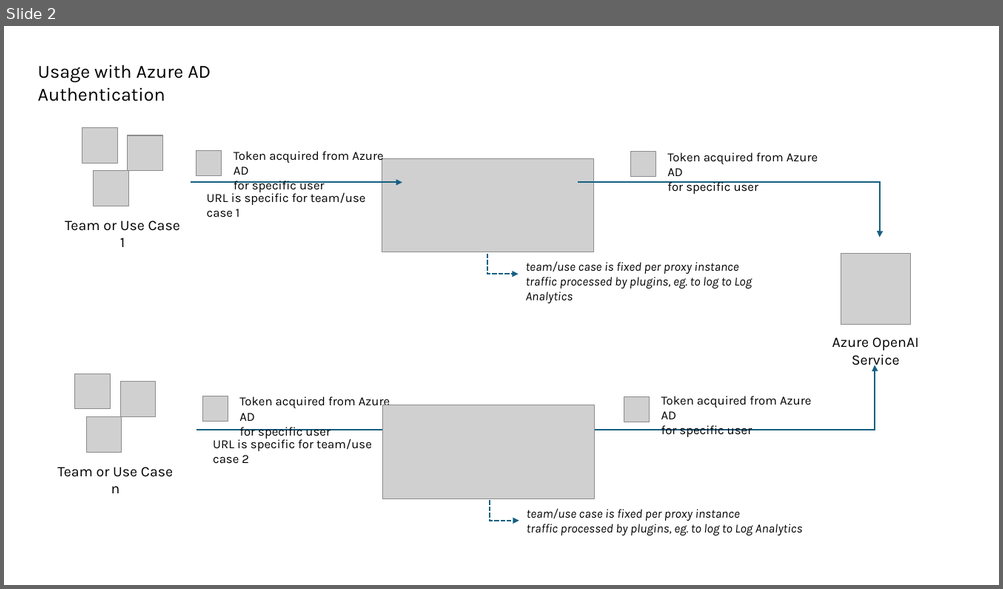
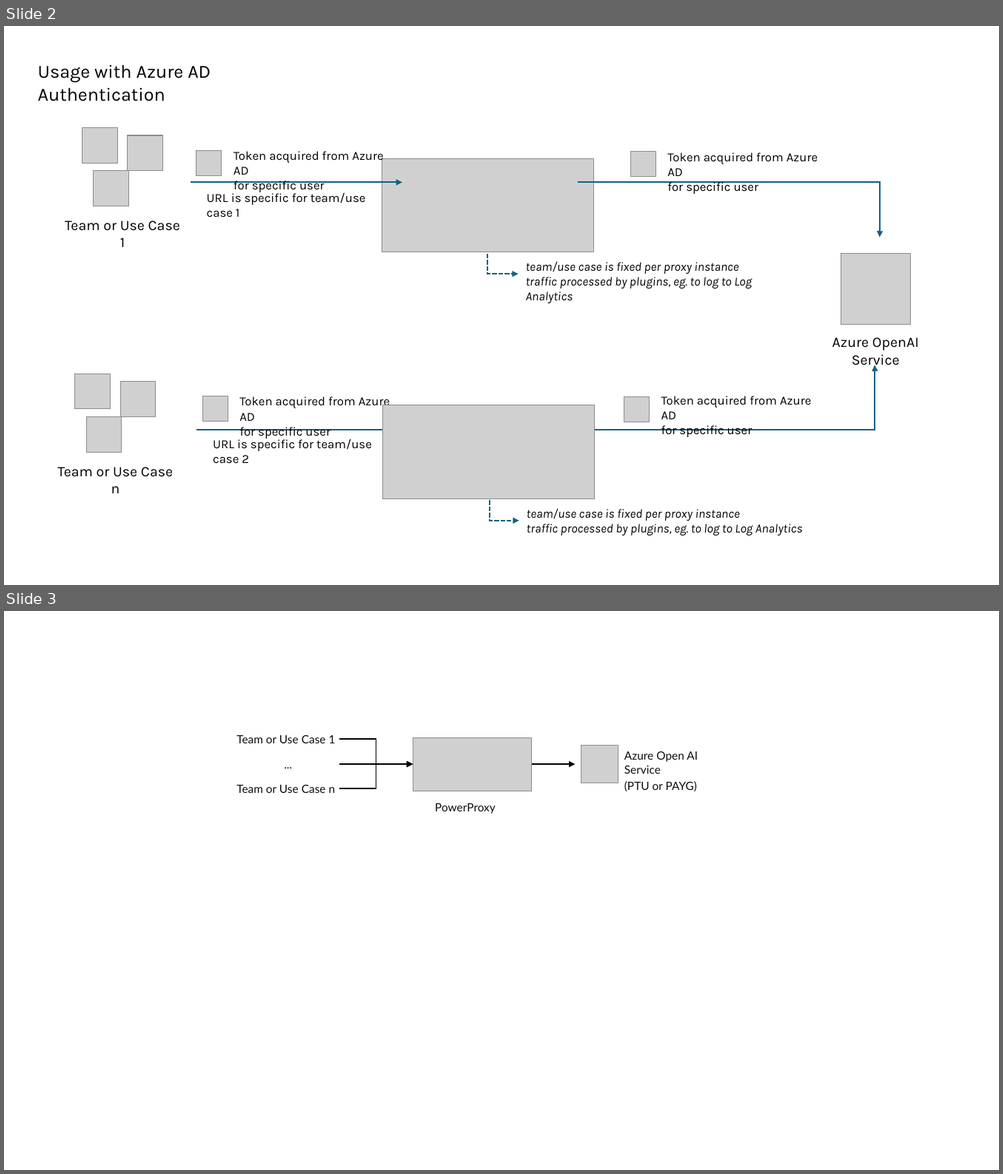
Before and after one commit to timoklimmer/powerproxy-aoai, a slide deck: docs/Diagrams.pptx. Shown one above the other, each under a label of ours: slide 2 before the commit, slides 2 and 3 after it. The pictures are 1003x589 and 1003x1174 pixels, drawn with LibreOffice and Linux fonts; fonts in the diff are those of the drawing; grey boxes stand for pictures. Boxes give left, top, right and bottom in pixels: in the first picture for what was removed or moved away, otherwise in the second. Text is boxed around its words. In the diff, an @@ line names an element or a change of style, - is before the commit and + after.

```diff
--- a/docs/Diagrams.pptx
+++ b/docs/Diagrams.pptx
@@ slide 3 added at bbox=[4, 611, 999, 1170], background #FFFFFF @@
@@ group added at bbox=[236, 735, 697, 814]: 5 texts, 2 pictures, 2 elbow arrows, 2 arrows @@
+Team or Use Case 1
+Azure Open AI Service
+(PTU or PAYG)
+...
+Team or Use Case n
+PowerProxy
```
Also in this commit, not shown: 3 other files.
